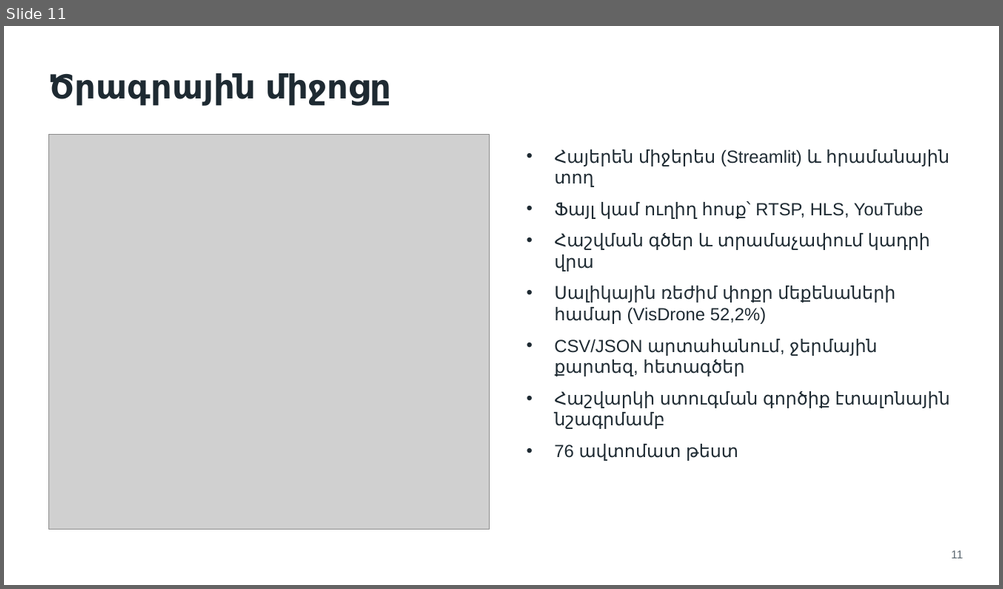
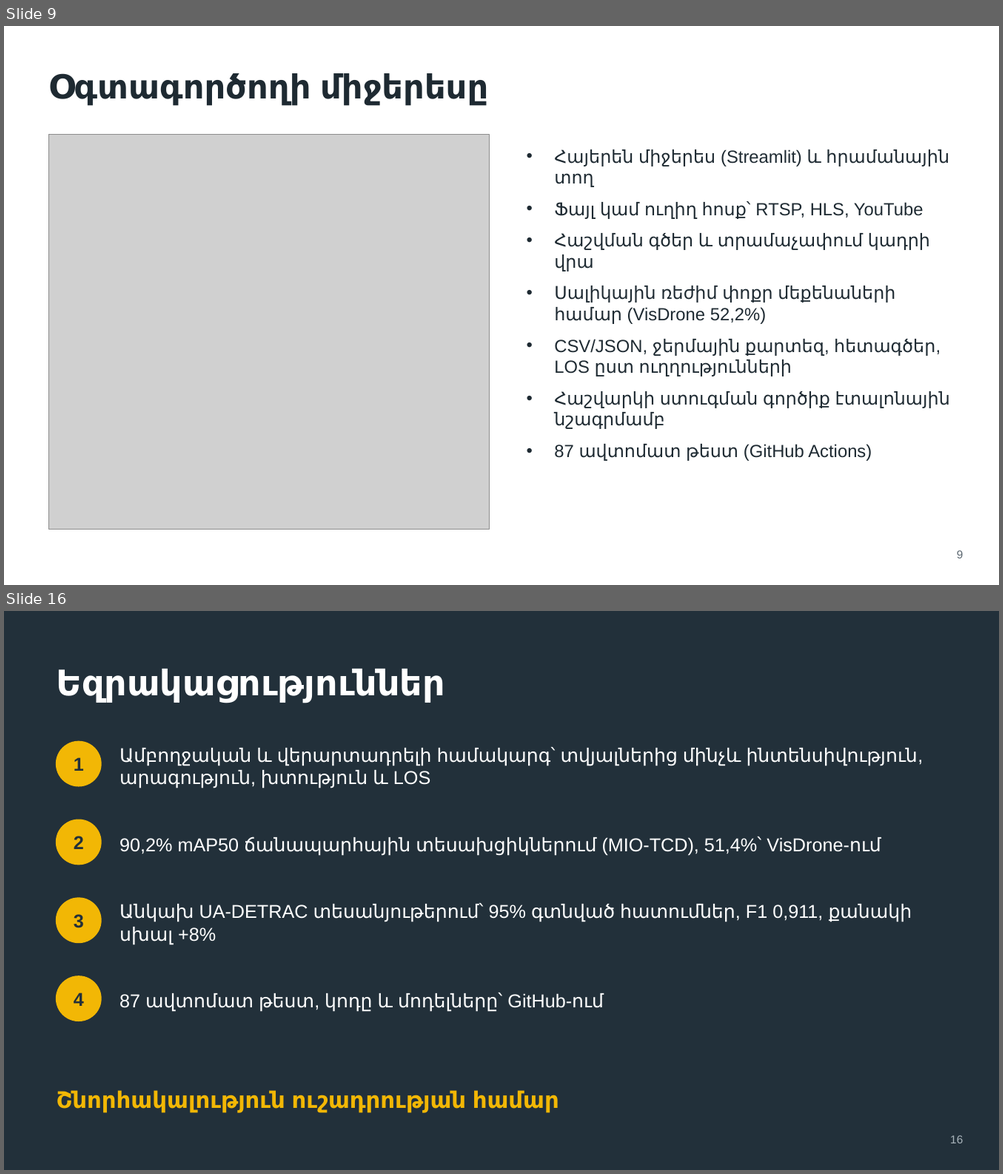
Before and after one commit to marrr862/traffic-cnn, a slide deck: thesis/presentation/DEFENSE.pptx. Shown one above the other, each under a label of ours: slide 11 before the commit, slides 9 and 16 after it; the slides between them are not shown. The pictures are 1003x589 and 1003x1174 pixels, drawn with LibreOffice and Linux fonts; fonts in the diff are those of the drawing; grey boxes stand for pictures. Boxes give left, top, right and bottom in pixels: in the first picture for what was removed or moved away, otherwise in the second. Text is boxed around its words. In the diff, an @@ line names an element or a change of style, - is before the commit and + after.

```diff
--- a/thesis/presentation/DEFENSE.pptx
+++ b/thesis/presentation/DEFENSE.pptx
@@ slide 16 added at bbox=[4, 611, 999, 1170], background #22303A @@
@@ text added at bbox=[57, 669, 445, 703], 34 pt, text #FFFFFF, bold @@
+Եզրակացություններ
@@ ellipse added at bbox=[57, 741, 101, 786], fill #F2B705, outline #F2B705 1 pt @@
@@ text added at bbox=[74, 758, 84, 771], 18 pt, text #22303A, bold @@
+1
@@ text added at bbox=[119, 747, 917, 789], 18 pt, text #FFFFFF @@
+Ամբողջական և վերարտադրելի համակարգ՝ տվյալներից մինչև ինտենսիվություն, արագություն, խտություն և LOS
@@ ellipse added at bbox=[57, 820, 101, 865], fill #F2B705, outline #F2B705 1 pt @@
@@ text added at bbox=[74, 836, 84, 849], 18 pt, text #22303A, bold @@
+2
@@ text added at bbox=[119, 837, 881, 856], 18 pt, text #FFFFFF @@
+90,2% mAP50 ճանապարհային տեսախցիկներում (MIO-TCD), 51,4%՝ VisDrone-ում
@@ ellipse added at bbox=[57, 898, 101, 943], fill #F2B705, outline #F2B705 1 pt @@
@@ text added at bbox=[74, 914, 84, 928], 18 pt, text #22303A, bold @@
+3
@@ text added at bbox=[119, 903, 912, 945], 18 pt, text #FFFFFF @@
+Անկախ UA-DETRAC տեսանյութերում՝ 95% գտնված հատումներ, F1 0,911, քանակի սխալ +8%
@@ ellipse added at bbox=[57, 977, 101, 1022], fill #F2B705, outline #F2B705 1 pt @@
@@ text added at bbox=[74, 993, 84, 1006], 18 pt, text #22303A, bold @@
+4
@@ text added at bbox=[119, 993, 603, 1012], 18 pt, text #FFFFFF @@
+87 ավտոմատ թեստ, կոդը և մոդելները՝ GitHub-ում
@@ text added at bbox=[57, 1091, 559, 1113], 22 pt, text #F2B705, bold @@
+Շնորհակալություն ուշադրության համար
@@ page number added at bbox=[950, 1136, 962, 1144], 11 pt, text #A9B4BB @@
+16
@@ what was slide 11 is now slide 9 @@
@@ slide 9 changed as well @@
@@ title at bbox=[48, 73, 488, 106]: text changed @@
-Ծրագրային միջոցը
+Օգտագործողի միջերեսը
@@ text at bbox=[554, 339, 935, 377]: text changed @@
-• CSV/JSON արտահանում, ջերմային քարտեզ, հետագծեր
+• CSV/JSON, ջերմային քարտեզ, հետագծեր, LOS ըստ ուղղությունների
@@ text at bbox=[554, 444, 871, 461]: text changed @@
-• 76 ավտոմատ թեստ
+• 87 ավտոմատ թեստ (GitHub Actions)
@@ page number at bbox=[956, 551, 963, 559]: text changed @@
-11
+9
```
Also in this commit, not shown: 5 other slides changed, 7 other slides added, 4 slides removed, 15 other files.
